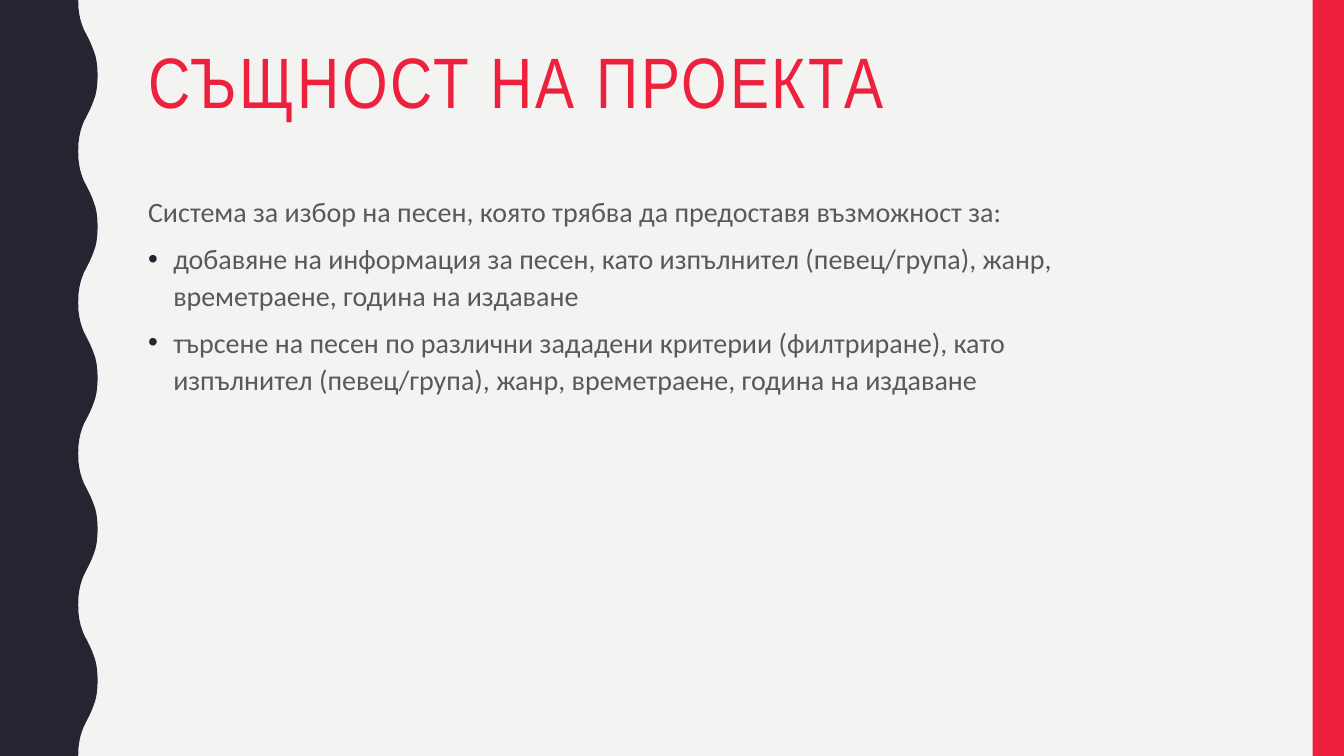
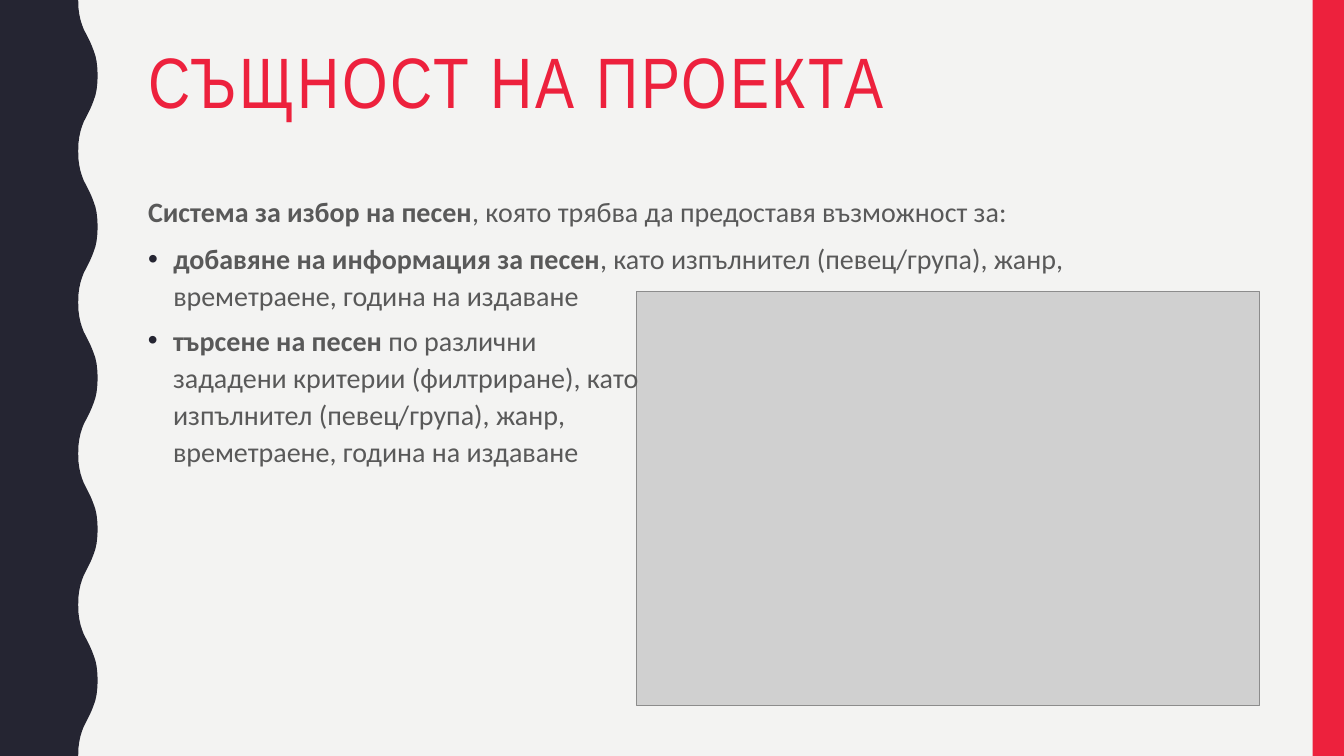
Before and after one commit to viktorpetkov000/SongStar, a slide deck: slide 2 of Система за избор на песен.pptx. Drawn at 1344x756 pixels with LibreOffice and Linux fonts; fonts in the diff are those of the drawing; grey boxes stand for pictures. Boxes give left, top, right and bottom in pixels: in the first picture for what was removed or moved away, otherwise in the second. Text is boxed around its words. In the diff, an @@ line names an element or a change of style, - is before the commit and + after.

```diff
--- a/Система за избор на песен.pptx
+++ b/Система за избор на песен.pptx
@@ text "Система за избор на песен, ..." at box(148, 203, 1063, 311): bold on in "Система за избор на песен,", "добавяне на информация за песен," @@
@@ picture added at box(636, 291, 1260, 706) @@
@@ text at box(173, 333, 1005, 395): paragraph removed @@
-• търсене на песен по различни зададени критерии (филтриране), като изпълнител (певец/група), жанр, времетраене, година на издаване
@@ text added at box(173, 337, 638, 467), 20 pt, text #595959 @@
+• търсене на песен по различни зададени критерии (филтриране), като изпълнител (певец/група), жанр, времетраене, година на издаване
```
Also in this commit, not shown: 2 other slides changed, 4 slides added, 2 slides removed, 1 other file.
